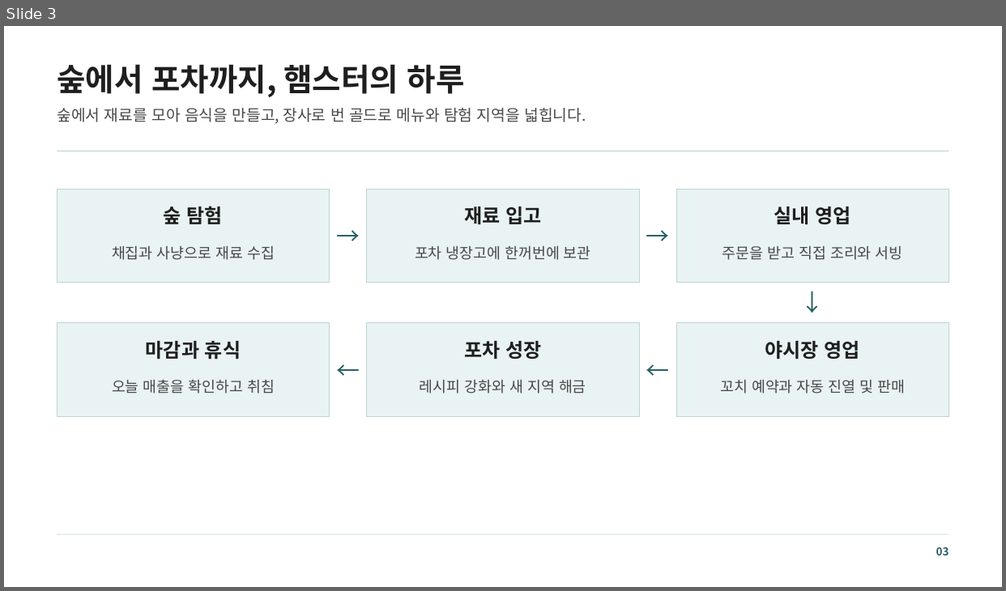
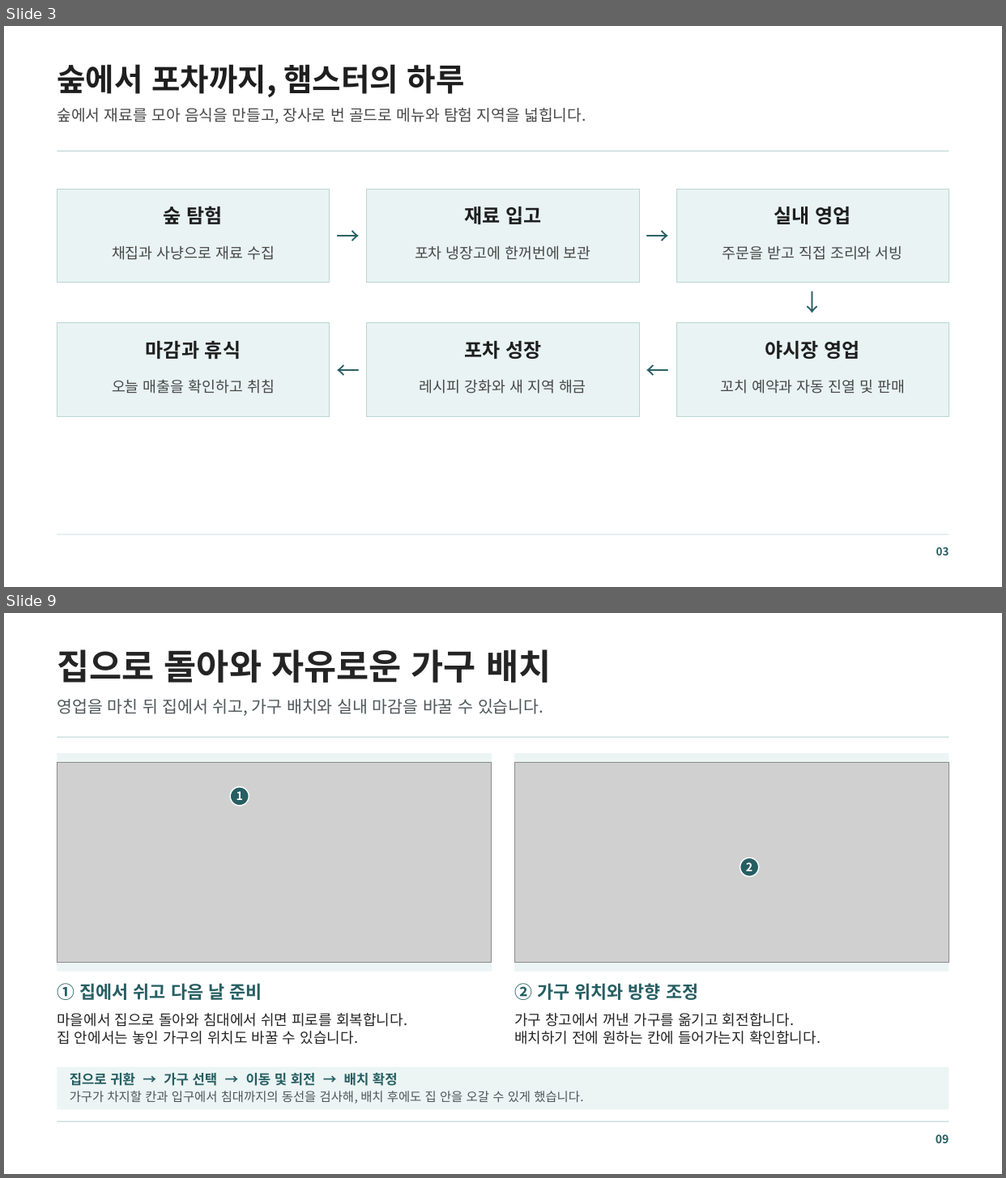
Before and after one commit to mjoon31/mjoon31, a slide deck: docs/assets/resources/ham-pocha/introduction.pptx. Shown one above the other, each under a label of ours: slide 3 before the commit, slides 3 and 9 after it; the slides between them are not shown. The pictures are 1006x591 and 1006x1178 pixels, drawn with LibreOffice and Linux fonts; fonts in the diff are those of the drawing; grey boxes stand for pictures. Boxes give left, top, right and bottom in pixels: in the first picture for what was removed or moved away, otherwise in the second. Text is boxed around its words. In the diff, an @@ line names an element or a change of style, - is before the commit and + after.

```diff
--- a/docs/assets/resources/ham-pocha/introduction.pptx
+++ b/docs/assets/resources/ham-pocha/introduction.pptx
@@ slide 9 added at (x1=4, y1=613, x2=1002, y2=1174), background #FFFFFF @@
@@ text added at (x1=57, y1=649, x2=551, y2=683), 34 pt, text #242424, bold @@
+집으로 돌아와 자유로운 가구 배치
@@ text added at (x1=57, y1=699, x2=543, y2=716), 16 pt, text #4E5758 @@
+영업을 마친 뒤 집에서 쉬고, 가구 배치와 실내 마감을 바꿀 수 있습니다.
@@ rectangle added at (x1=57, y1=736, x2=949, y2=737), fill #B6D0D1 @@
@@ rectangle added at (x1=57, y1=754, x2=492, y2=973), fill #ECF5F4 @@
@@ rectangle added at (x1=514, y1=754, x2=949, y2=973), fill #ECF5F4 @@
@@ picture added at (x1=57, y1=762, x2=492, y2=963) @@
@@ picture added at (x1=514, y1=762, x2=949, y2=963) @@
@@ ellipse added at (x1=230, y1=786, x2=249, y2=806), fill #265E62, outline #FFFFFF 1.1 pt, 11 pt, text #FFFFFF, bold @@
+1
@@ ellipse added at (x1=740, y1=858, x2=759, y2=876), fill #265E62, outline #FFFFFF 1.1 pt, 11 pt, text #FFFFFF, bold @@
+2
@@ text added at (x1=57, y1=983, x2=262, y2=1000), 17 pt, text #265E62, bold @@
+① 집에서 쉬고 다음 날 준비
@@ text added at (x1=514, y1=983, x2=698, y2=1000), 17 pt, text #265E62, bold @@
+② 가구 위치와 방향 조정
@@ text added at (x1=57, y1=1013, x2=407, y2=1045), 14 pt, text #242424 @@
+마을에서 집으로 돌아와 침대에서 쉬면 피로를 회복합니다.
+집 안에서는 놓인 가구의 위치도 바꿀 수 있습니다.
@@ text added at (x1=514, y1=1013, x2=820, y2=1045), 14 pt, text #242424 @@
+가구 창고에서 꺼낸 가구를 옮기고 회전합니다.
+배치하기 전에 원하는 칸에 들어가는지 확인합니다.
@@ rectangle added at (x1=57, y1=1067, x2=949, y2=1110), fill #ECF5F4 @@
@@ text added at (x1=70, y1=1073, x2=398, y2=1086), 13 pt, text #265E62, bold @@
+집으로 귀환 → 가구 선택 → 이동 및 회전 → 배치 확정
@@ text added at (x1=70, y1=1091, x2=583, y2=1104), 12 pt, text #4E5758 @@
+가구가 차지할 칸과 입구에서 침대까지의 동선을 검사해, 배치 후에도 집 안을 오갈 수 있게 했습니다.
@@ rectangle added at (x1=57, y1=1122, x2=949, y2=1122), fill #B6D0D1 @@
@@ text added at (x1=936, y1=1135, x2=949, y2=1144), 11 pt, text #265E62, bold @@
+09
```
Also in this commit, not shown: 4 slides changed, 5 other slides added, 4 slides removed, 6 other files.
